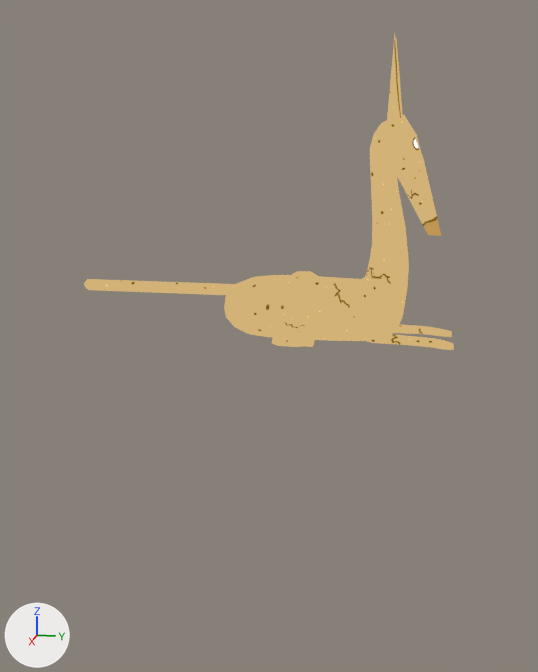
Renders of the glTF model godot/assets/models/battle/summons/SandJackal.glb from each side of a commit.
Camera for both pictures: a camera (50 mm lens) standing at (0.365, 0.05, 0.092) and looking at (-0.002, -0.023, 0.0). The axes (+X, +Y, +Z) are drawn at lower left. The lights are the same throughout. The older version comes first. Both versions are drawn at frame 0 of the action 'JackalGlob_Intro'; the numbers are the values there. Vertices at exactly the same position are counted once.

The first picture shows 'JackalGlob'.
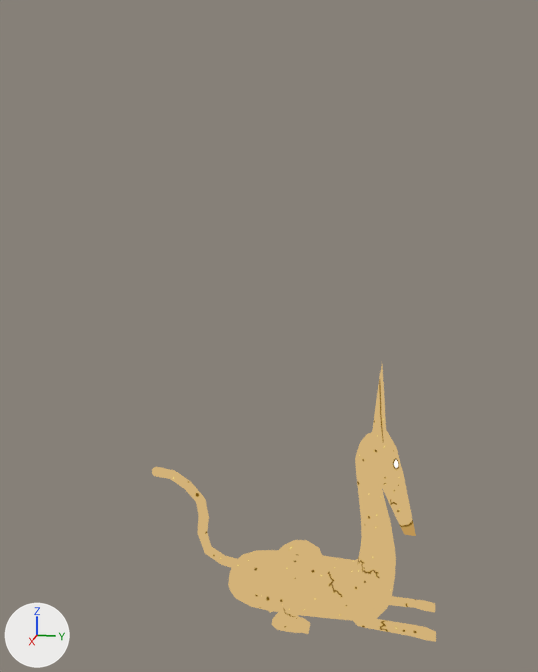
Diff of the bpy script that builds the scene:
```diff
--- a/godot/assets/models/battle/summons/SandJackal.glb.py
+++ b/godot/assets/models/battle/summons/SandJackal.glb.py
@@ me_jackalglob @@
 # used by ob_jackalglob; parent = ob_sandjackal; location = (0.0, 0.0, 0.0207); rotation_euler = (1.571, 0.0, 0.0), in degrees (90, 0, 0)
-me_jackalglob.from_pydata(...)  # 634 vertices, 1234 faces; spans x -0.51..0.51, y -0.01..2.86, z -1.37..2.46
+me_jackalglob.from_pydata(...)  # 634 vertices, 1234 faces; spans x -0.51..0.51, y -1.78..1.37, z -3.11..-0.23
+# me_jackalglob part 1: the loose piece of 85 vertices spanning x -0.51..-0.23, y 0.01..0.61, z -0.1..0.48 is turned 89.7 degrees about the x axis through its middle, then moved by (0.0, -0.5, -2.98)
+# me_jackalglob part 2: the loose piece of 50 vertices spanning x 0.17..0.32, y 0.01..0.14, z -1.37..-0.5 is turned 89.7 degrees about the x axis through its middle, then moved by (0.0, 0.86, -2.09)
+# me_jackalglob part 3: the loose piece of 50 vertices spanning x -0.32..-0.17, y 0.01..0.14, z -1.37..-0.5 is turned 89.7 degrees about the x axis through its middle, then moved by (0.0, 0.86, -2.09)
+# me_jackalglob part 4: the loose piece of 85 vertices spanning x 0.23..0.51, y 0.01..0.61, z -0.1..0.48 is turned 89.7 degrees about the x axis through its middle, then moved by (0.0, -0.5, -2.98)
+# me_jackalglob part 5: 364 of 634 vertices moved; they spanned x -0.3..0.3, y -0.01..2.86, z -1.21..2.46 and now span x -0.3..0.3, y -1.78..1.12, z -3.11..-0.23; mean shift (0.01, -0.76, -1.94); largest move (0.0, 0.46, 2.46) -> (0.01, -1.78, -1.58)
 me_jackalglob.materials.append(mat_sandjackal)
@@ ob_jackalglob @@
 ob_jackalglob = bpy.data.objects.new('JackalGlob', me_jackalglob)
-ob_jackalglob.parent = ob_sandjackal
-ob_jackalglob.location = (0.0, 0.0, 0.0207)
-ob_jackalglob.rotation_euler = (1.571, 0.0, 0.0)  # degrees (90, 0, 0)
+ob_jackalglob.location = (0.0, 0.0, 0.0)
+ob_jackalglob.scale = (0.05, 0.05, 0.05)
```

Pixel boxes [x1, y1, x2, y2] of what changed, in the pictures (538 x 672 px; the box of a moved part takes in the faces that stretch with it):
'JackalGlob', reshaped, moved, rescaled, turned
    before: [84, 34, 454, 350]
    after: [152, 366, 436, 642]
part 1 of me_jackalglob, moved or reshaped (mostly hidden before)
    before: [292, 271, 318, 276]
    after: [279, 540, 322, 555]
part 2 of me_jackalglob, moved or reshaped
    before: [361, 332, 454, 350]
    after: [353, 617, 436, 642]
part 3 of me_jackalglob, moved or reshaped
    before: [393, 324, 452, 337]
    after: [389, 596, 435, 612]
part 4 of me_jackalglob, moved or reshaped
    before: [260, 284, 318, 347]
    after: [261, 578, 314, 634]
part 5 of me_jackalglob, moved or reshaped
    before: [84, 34, 441, 341]
    after: [152, 366, 416, 621]
